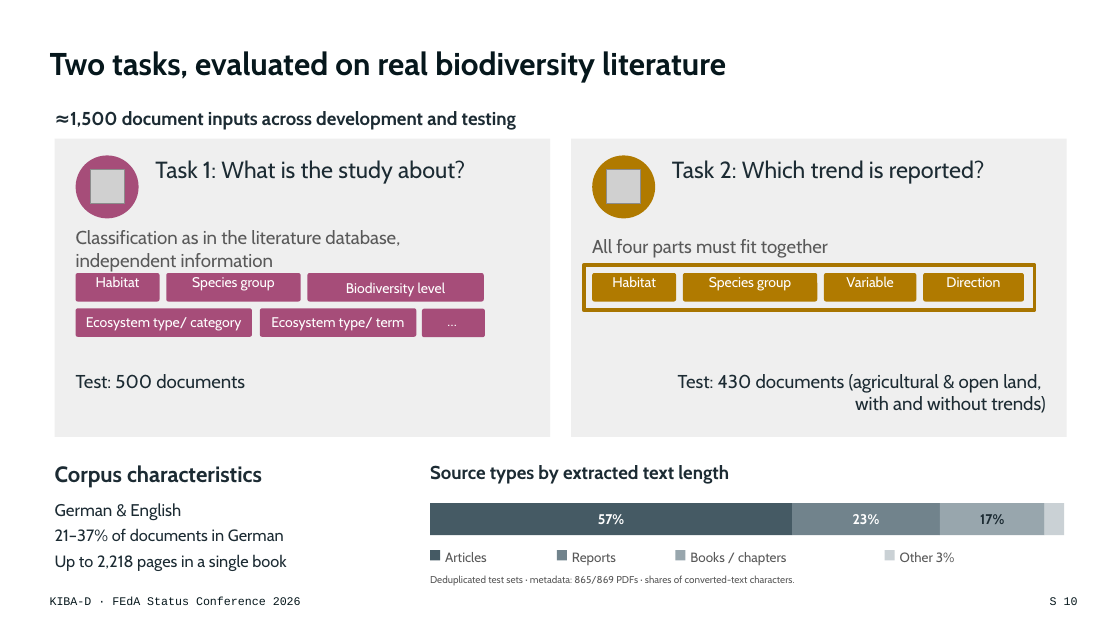
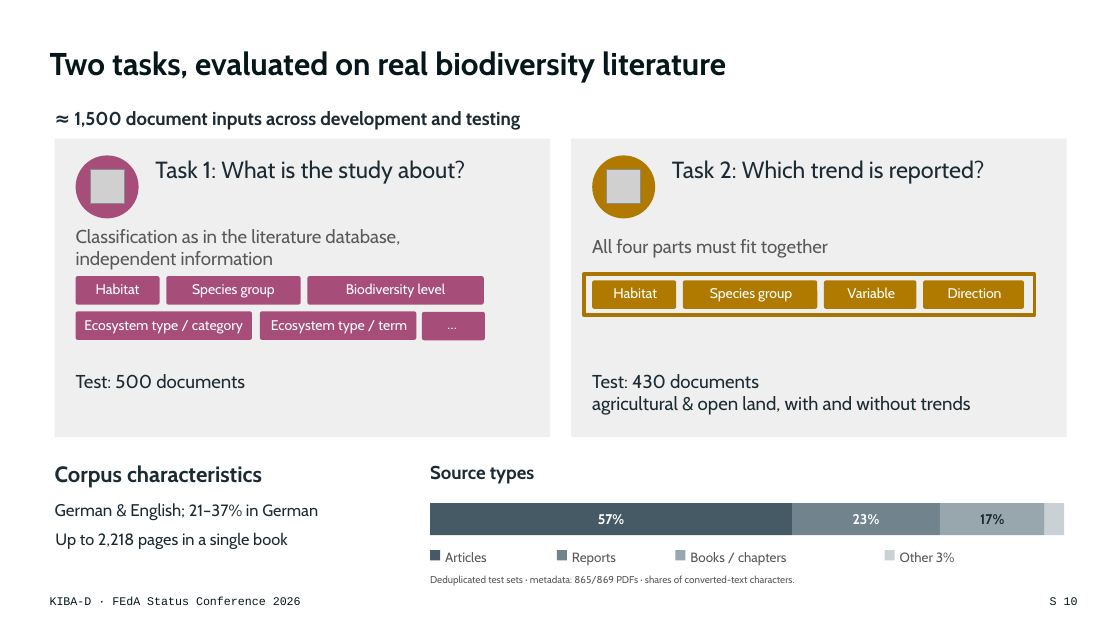
Before and after one commit to DFKI-NLP/kibad-llm, a slide deck: slide 10 of presentations/2026_feda_status_conference/KIBA-D_FEdA2026_Keynote.pptx. Drawn at 1120x630 pixels with LibreOffice and Linux fonts; fonts in the diff are those of the drawing; grey boxes stand for pictures. Boxes give left, top, right and bottom in pixels: in the first picture for what was removed or moved away, otherwise in the second. Text is boxed around its words. In the diff, an @@ line names an element or a change of style, - is before the commit and + after.

```diff
--- a/presentations/2026_feda_status_conference/KIBA-D_FEdA2026_Keynote.pptx
+++ b/presentations/2026_feda_status_conference/KIBA-D_FEdA2026_Keynote.pptx
@@ text at [74, 111, 520, 130]: spaces changed @@
-≈1,500 document inputs across development and testing
+≈ 1,500 document inputs across development and testing
@@ rectangle: place and size @@
-rectangle at [584, 265, 1034, 310]
+rectangle at [584, 274, 1034, 315]
@@ 6 texts, 4 rounded rectangles: place and size @@
-6 texts, 4 rounded rectangles at [96, 273, 1024, 302]
+6 texts, 4 rounded rectangles at [96, 281, 1024, 309]
@@ text at [84, 320, 243, 334]: spaces changed @@
-Ecosystem type/ category
+Ecosystem type / category
@@ 3 rounded rectangles: place and size @@
-3 rounded rectangles at [76, 308, 485, 337]
+3 rounded rectangles at [76, 312, 485, 340]
@@ text at [271, 320, 407, 334]: spaces changed @@
-Ecosystem type/ term
+Ecosystem type / term
@@ text at [592, 374, 971, 415]: text changed @@
-Test: 430 documents (agricultural & open land,
-with and without trends)
+Test: 430 documents
+agricultural & open land, with and without trends
@@ text at [430, 465, 535, 484]: text changed @@
-Source types by extracted text length
+Source types
@@ text at [55, 503, 318, 521]: text changed; size 14 to 14.5 pt @@
-21–37% of documents in German
+German & English; 21–37% in German
@@ text removed at [55, 503, 181, 521] @@
-German & English
@@ text "Up to 2,218 pages in ...": place and size @@
-text "Up to 2,218 pages in ..." at [55, 554, 286, 571]
+text "Up to 2,218 pages in ..." at [55, 532, 287, 549]
```
Also in this commit, not shown: 6 other slides changed, 2 other files.
